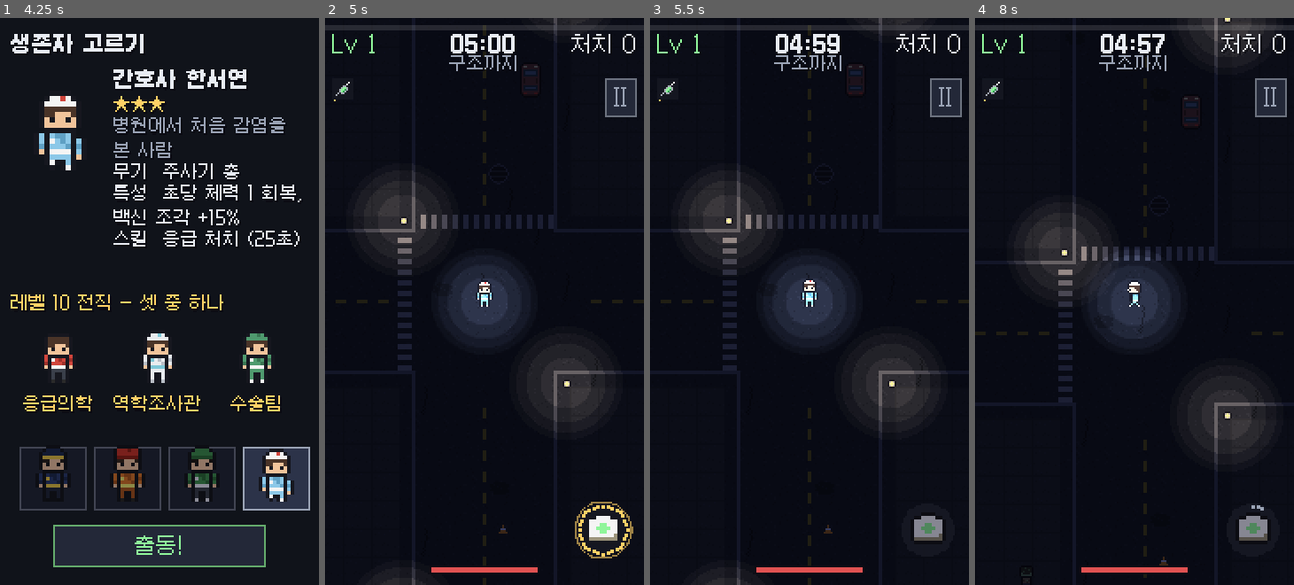
Above: before the commit, frames 1-4 (left to right).
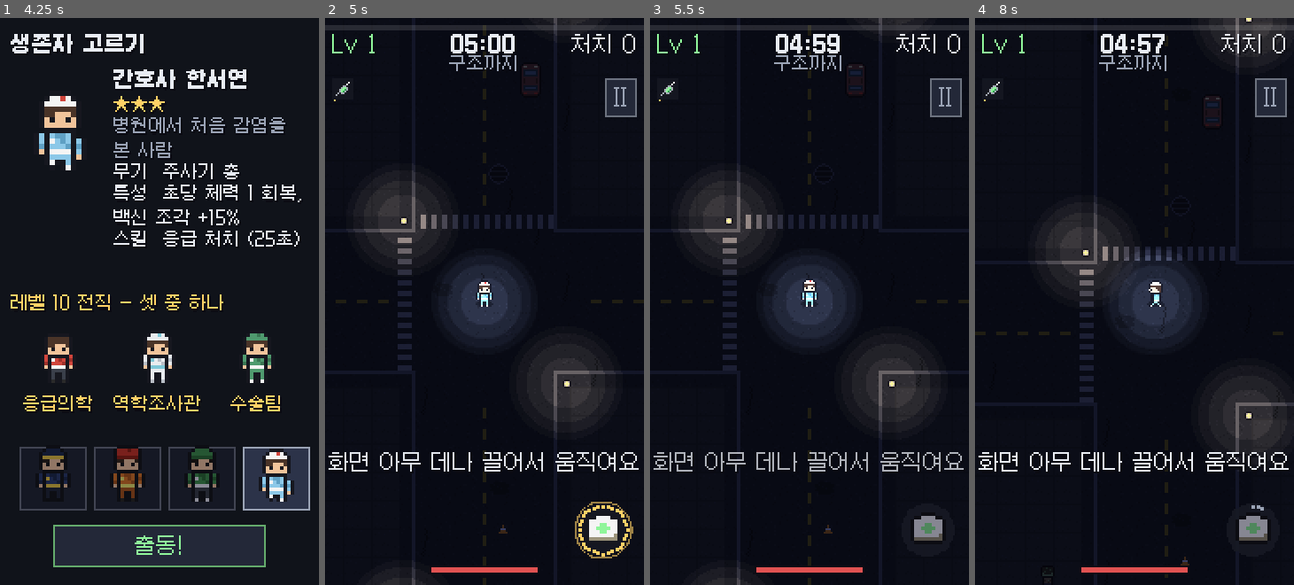
Above: after the commit, the same moments.

Repository: web-interface/zombie-city
Game: Godot game, scene res://scenes/title.tscn
Same seed, same stepped clock (60 frames per second), same inputs: the game is played once before the commit and once after it.
Inputs (mouse positions are in pixels of both pictures, inside the frame that each line leads up to):
- Up to frame 1 (4.25 s): drag from (159, 301) to (191, 176) at 0.52 s; click (54, 477) at 1.27 s; click (127, 477) at 2.02 s; click (200, 477) at 2.77 s; click (277, 477) at 3.52 s
- Up to frame 2 (5 s): click "출동!" at 4.25 s
- Up to frame 3 (5.5 s): drag from (927, 528) to (793, 414) at 5.02 s
- Up to frame 4 (8 s): move the mouse to (1166, 176) at 5.77 s; hold Right (ui_right) 5.78-6.5 s; drag from (1118, 414) to (1038, 216) at 6.52 s; move the mouse to (1230, 386) at 7.27 s; hold Left (ui_left) from 7.28 s (still down); tap Space at 7.52 s

Frame 1 is identical in both runs. In frame 2, 0.9% of the frame differs, in the area x 1-99%, y 50-80%; in frame 3, 0.9%; in frame 4, 5.4%, in the area x 1-100%, y 0-100%.

Commit message:
고급 느낌: 발밑 그림자, 카메라가 가는 쪽을 미리 보여 줌, 쓰러질 때 느린 화면, 첫 판 조작 안내, 헬기 서치라이트
Co-Authored-By: Claude Opus 5.5 <noreply@anthropic.com>

Diff:
--- a/scenes/run.tscn
+++ b/scenes/run.tscn
@@ -21,6 +21,7 @@
 [ext_resource type="Script" path="res://scripts/run/run_recorder.gd" id="19"]
 [ext_resource type="Script" path="res://scripts/run/run_camera.gd" id="20"]
 [ext_resource type="Script" path="res://scripts/ui/hud.gd" id="21"]
+[ext_resource type="Script" path="res://scripts/world/shadows.gd" id="22"]
 
 [node name="Run" type="Node2D"]
 editor_description = "[파일] scenes/run.tscn
@@ -34,6 +35,9 @@
 
 [node name="Ground" type="Node2D" parent="World"]
 script = ExtResource("2")
+
+[node name="Shadows" type="Node2D" parent="World"]
+script = ExtResource("22")
 
 [node name="AreaEffects" type="Node2D" parent="World"]
 script = ExtResource("3")
--- a/scripts/autoload/scene_router.gd
+++ b/scripts/autoload/scene_router.gd
@@ -17,6 +17,8 @@
 var test_options: Dictionary = {}
 ## 자동 플레이로 지금까지 끝낸 판 수
 var finished_test_runs: int = 0
+## 첫 판 안내("끌어서 움직여요")를 이번에 켠 뒤로 이미 봤나 (v0.5 저장이 생기면 저장으로 옮김)
+var has_seen_first_run_hints: bool = false
 
 
 func _ready() -> void:
--- a/scripts/run/run.gd
+++ b/scripts/run/run.gd
@@ -6,6 +6,8 @@
 
 const END_DELAY_SECONDS := 1.6        # 쓰러지거나 탈출한 뒤 결과 화면까지 (연출 보여 줄 시간)
 const DANGER_HEALTH_RATIO := 0.35
+const DEATH_SLOW_MOTION_SECONDS := 0.9
+const DEATH_SLOW_MOTION_SCALE := 0.3
 
 var context := RunContext.new()
 var _is_over: bool = false
@@ -41,6 +43,7 @@
 	_hud.setup(context, _rack, _level_up, _promotion, _skill_runner, _extraction)
 	_connect_signals()
 	SoundPlayer.start_run_music()
+	_hud.start_first_run_hints(_skill_runner)
 	if SceneRouter.is_autoplay():
 		_autoplay = preload("res://tools/autoplay.gd").new()
 		add_child(_autoplay)
@@ -71,6 +74,7 @@
 	context.projectiles.setup(context)
 	context.shards.setup(context)
 	context.area_effects.setup(context)
+	world.get_node("Shadows").setup(context)
 
 
 func _connect_signals() -> void:
@@ -94,7 +98,7 @@
 func _physics_process(delta: float) -> void:
 	if _is_over:
 		_survivor.move_step(delta, Vector2.ZERO)
-		context.camera.follow(_survivor.position, delta)
+		context.camera.follow(_survivor.position, delta, Vector2.ZERO)
 		return
 	context.elapsed_seconds += delta
 	_survivor.move_step(delta, _read_move_input())                                   # 1·2 입력 → 생존자
@@ -155,7 +159,7 @@
 
 
 func _update_view(delta: float) -> void:
-	context.camera.follow(_survivor.position, delta)
+	context.camera.follow(_survivor.position, delta, _survivor.moving_direction)
 	var view_size := context.camera.view_size()
 	$World/Ground.update(context.camera.global_position, view_size)
 	context.props.update(context.camera.global_position)
@@ -223,6 +227,7 @@
 func _on_survivor_died() -> void:
 	_hud.show_banner("물렸어요…", "alert")
 	context.play_sound("game_over")
+	_play_hit_stop(DEATH_SLOW_MOTION_SECONDS, DEATH_SLOW_MOTION_SCALE)   # 쓰러지는 순간을 느리게 보여 준다
 	_end_run(false)
 
 
--- a/scripts/run/run_camera.gd
+++ b/scripts/run/run_camera.gd
@@ -5,11 +5,16 @@
 class_name RunCamera
 extends Camera2D
 
+## 움직이는 쪽을 이만큼 더 보여 준다 (세로 화면이라 옆·앞이 좁아서 — 국내 조사)
+const LOOK_AHEAD_DISTANCE := 14.0
+const LOOK_AHEAD_FOLLOW_SPEED := 2.5
+
 ## 0 이면 흔들림 끔 (설정)
 var shake_strength_multiplier: float = 1.0
 var _trauma: float = 0.0
 var _decay_per_second: float = 1.5
 var _max_shake_pixels: float = 3.0
+var _look_ahead: Vector2 = Vector2.ZERO
 
 
 func setup(juice_rules: Dictionary) -> void:
@@ -22,11 +27,13 @@
 	_trauma = clampf(_trauma + amount * shake_strength_multiplier, 0.0, 1.0)
 
 
-func follow(target_position: Vector2, delta: float) -> void:
+## moving_direction 쪽으로 화면을 조금 앞서 보여 준다 (천천히 따라가서 어지럽지 않게).
+func follow(target_position: Vector2, delta: float, moving_direction: Vector2) -> void:
+	_look_ahead = _look_ahead.lerp(moving_direction * LOOK_AHEAD_DISTANCE, minf(1.0, LOOK_AHEAD_FOLLOW_SPEED * delta))
 	_trauma = maxf(_trauma - _decay_per_second * delta, 0.0)
 	var strength := _trauma * _trauma * _max_shake_pixels
 	var shake_offset := Vector2(randf_range(-1.0, 1.0), randf_range(-1.0, 1.0)) * strength
-	global_position = (target_position + shake_offset).round()
+	global_position = (target_position + _look_ahead + shake_offset).round()
 
 
 func view_size() -> Vector2:
--- a/scripts/systems/extraction.gd
+++ b/scripts/systems/extraction.gd
@@ -105,6 +105,11 @@
 	var descent := clampf((_context.elapsed_seconds - _landed_at) / DESCENT_SECONDS, 0.0, 1.0)
 	var height := lerpf(60.0, 18.0, descent)
 	var body_position := zone_position + Vector2(-12, -height - 5)
+	# 서치라이트: 헬기에서 바닥으로 비추는 빛이 착륙 원 위를 천천히 훑는다
+	var spot := zone_position + Vector2(cos(_time * 1.3) * 12.0, sin(_time * 0.9) * 7.0)
+	var lamp := body_position + Vector2(9, 7)
+	draw_colored_polygon(PackedVector2Array([lamp, spot + Vector2(-11, 2), spot + Vector2(11, 2)]), Color(1.0, 0.97, 0.8, 0.13))
+	draw_circle(spot, 9.0, Color(1.0, 0.97, 0.8, 0.12))
 	draw_texture(HELICOPTER_TEXTURE, body_position.round())
 	var rotor_center := body_position + Vector2(8, 3)
 	var rotor_angle := _time * 30.0
--- a/scripts/ui/hud.gd
+++ b/scripts/ui/hud.gd
@@ -6,6 +6,12 @@
 extends CanvasLayer
 
 const SKILL_BUTTON_MARGIN := Vector2(8, 16)
+## 첫 판 안내: (보여 줄 때, 사라질 때, 글) — 글 설명 대신 처음 몇 초에 자연스럽게 (문서 02 §12)
+const FIRST_RUN_HINTS: Array[Array] = [
+	[0.6, 4.6, "화면 아무 데나 끌어서 움직여요"],
+	[5.2, 9.2, "공격은 자동! 오른쪽 아래는 스킬"],
+	[10.0, 14.0, "초록 조각을 모으면 강해져요"],
+]
 
 var level_up_panel: LevelUpPanel
 var promotion_panel: PromotionPanel
@@ -16,6 +22,8 @@
 var _pause_menu: PauseMenu
 var _arrow: ExtractionArrow
 var _run_seconds: float = 300.0
+var _hint_label: Label
+var _hint_time: float = -1.0
 
 
 func setup(context: RunContext, rack: WeaponRack, level_up: LevelUp, promotion: Promotion, skill_runner: SkillRunner, extraction: Extraction) -> void:
@@ -57,6 +65,35 @@
 	promotion_panel.closed.connect(_on_choice_closed)
 
 
+## 이번에 켠 뒤 첫 판이면 처음 몇 초 동안 조작 안내를 차례로 보여 준다.
+func start_first_run_hints(_skill_runner: SkillRunner) -> void:
+	if SceneRouter.has_seen_first_run_hints or SceneRouter.is_autoplay():
+		return
+	SceneRouter.has_seen_first_run_hints = true
+	_hint_label = PixelUi.label("", PixelUi.INK)
+	_hint_label.horizontal_alignment = HORIZONTAL_ALIGNMENT_CENTER
+	_hint_label.set_anchors_and_offsets_preset(Control.PRESET_BOTTOM_WIDE)
+	_hint_label.offset_top = -76.0
+	_hint_label.offset_bottom = -60.0
+	get_child(0).add_child(_hint_label)
+	_hint_time = 0.0
+
+
+func _process(delta: float) -> void:
+	if _hint_time < 0.0 or get_tree().paused:
+		return
+	_hint_time += delta
+	var shown := ""
+	for hint: Array in FIRST_RUN_HINTS:
+		if _hint_time >= float(hint[0]) and _hint_time < float(hint[1]):
+			shown = String(hint[2])
+	_hint_label.text = shown
+	_hint_label.modulate.a = 0.6 + 0.4 * absf(sin(_hint_time * 3.0))
+	if _hint_time > float(FIRST_RUN_HINTS.back()[1]):
+		_hint_label.queue_free()
+		_hint_time = -1.0
+
+
 func joystick_direction() -> Vector2:
 	return _joystick.direction
 
--- /dev/null
+++ b/scripts/world/shadows.gd
@@ -0,0 +1,36 @@
+## [파일] scripts/world/shadows.gd
+## [하는 일] 발밑 그림자: 생존자와 좀비 발밑에 납작한 픽셀 그림자를 한 번에 그린다. 바닥에 서 있는 느낌(입체감)을 주고, 어두운 밤에도 캐릭터 자리가 보이게 한다. 보스는 크게, 기어다니는 좀비는 작게.
+## [쓰는 곳] scenes/run.tscn 의 World/Shadows (바닥 바로 위, 캐릭터 아래). run.gd 가 setup() 을 부르고, 스스로 매 프레임 다시 그린다.
+## [근거 문서] 02 §12 고급 게임 품질 기준(모든 것이 움직임·손맛), 06 그림 규칙
+class_name Shadows
+extends Node2D
+
+const SHADOW_COLOR := Color(0.0, 0.0, 0.02, 0.38)
+
+var _context: RunContext
+
+
+func setup(context: RunContext) -> void:
+	_context = context
+	z_index = -3   # 바닥(-10)·장판(-1) 사이, 조각(-2)보다 아래
+
+
+func _process(_delta: float) -> void:
+	queue_redraw()
+
+
+func _draw() -> void:
+	if _context == null:
+		return
+	_draw_shadow(_context.survivor.position, 5.0)
+	for zombie: Zombie in _context.horde.zombies:
+		if zombie.sprite != null and zombie.sprite.modulate.a > 0.05:
+			_draw_shadow(zombie.position, zombie.radius + (3.0 if zombie.is_boss else 1.0))
+
+
+## 가로로 납작한 타원을 점 줄로 (매끈한 원 대신 픽셀 느낌)
+func _draw_shadow(feet: Vector2, half_width: float) -> void:
+	var center := feet.round() + Vector2(0, 1)
+	draw_rect(Rect2(center.x - half_width, center.y, half_width * 2.0, 1.0), SHADOW_COLOR)
+	draw_rect(Rect2(center.x - half_width + 1.0, center.y - 1.0, half_width * 2.0 - 2.0, 1.0), SHADOW_COLOR)
+	draw_rect(Rect2(center.x - half_width + 1.0, center.y + 1.0, half_width * 2.0 - 2.0, 1.0), SHADOW_COLOR)
Not shown: 1 places in scenes/run.tscn that only renumber resources
Not shown, changed: docs/11_코드구조.md
